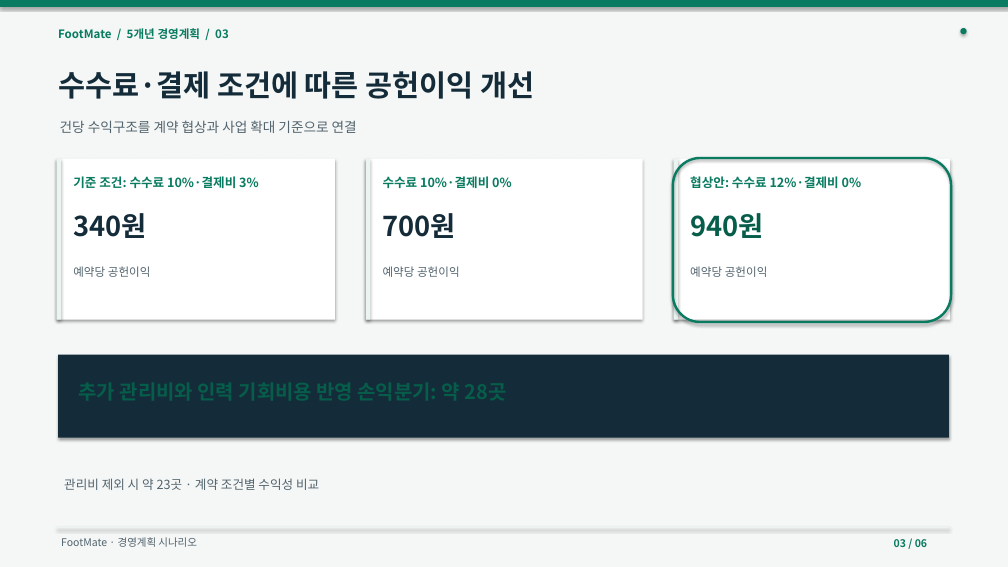
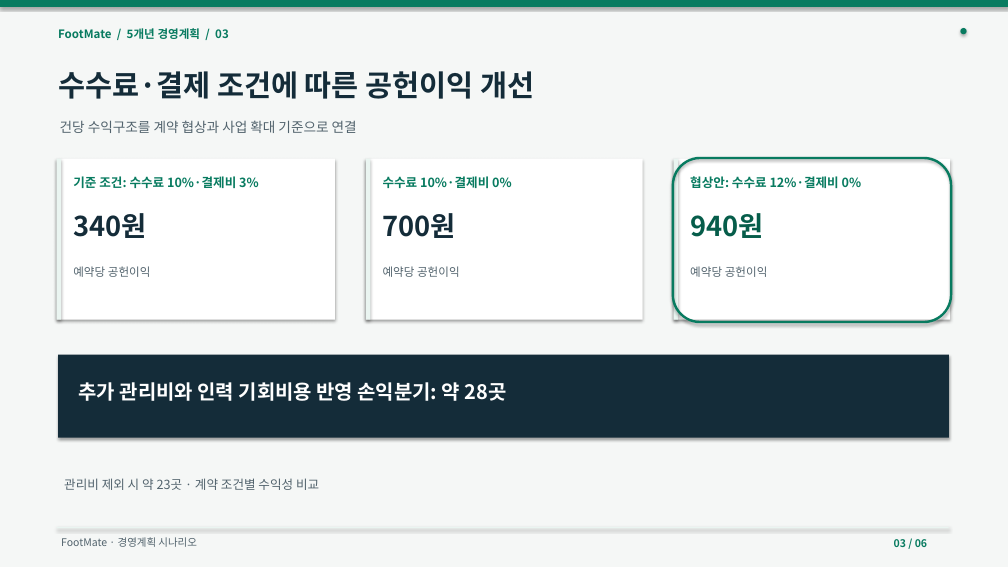
Before and after one commit to dohyunkimmm/footmate-case-study, a slide deck: slide 3 of src/case-study/downloads/footmate_5year_strategy.pptx. Drawn at 1008x567 pixels with LibreOffice and Linux fonts; fonts in the diff are those of the drawing. Boxes give left, top, right and bottom in pixels: in the first picture for what was removed or moved away, otherwise in the second. Text is boxed around its words. In the diff, an @@ line names an element or a change of style, - is before the commit and + after.

```diff
--- a/src/case-study/downloads/footmate_5year_strategy.pptx
+++ b/src/case-study/downloads/footmate_5year_strategy.pptx
@@ text added at (x1=79, y1=382, x2=507, y2=401), 19 pt, text #FFFFFF, bold @@
+추가 관리비와 인력 기회비용 반영 손익분기: 약 28곳
```
Also in this commit, not shown: 2 other files.
